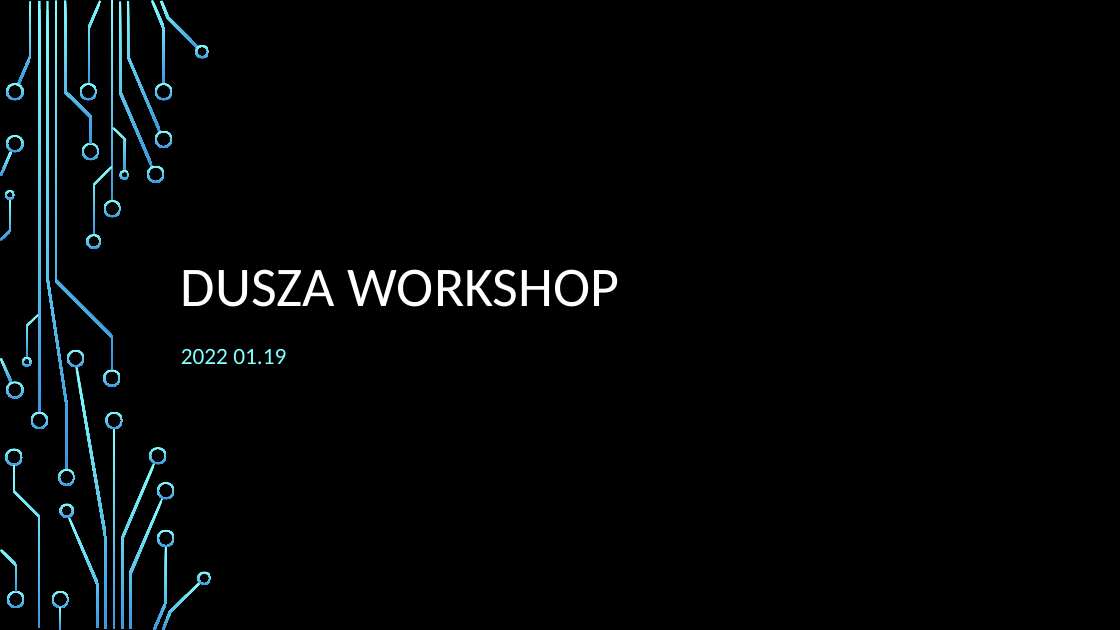
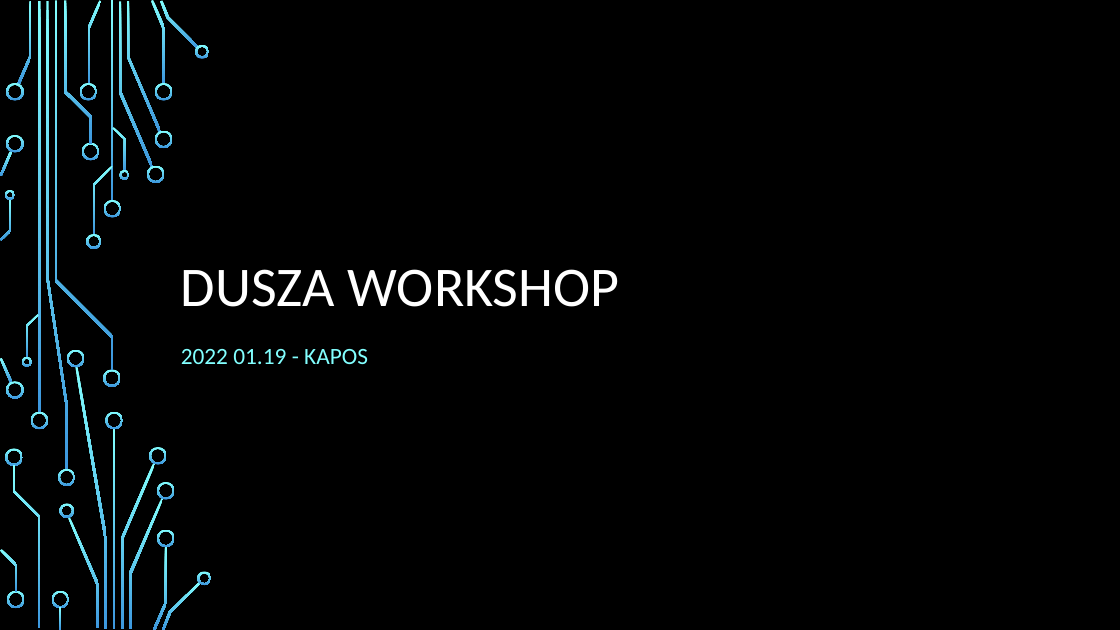
Before and after one commit to Mailsz/Kapos-Workshop, a slide deck: slide 1 of Dokumentumok/Dusza workshop 2.pptx. Drawn at 1120x630 pixels with LibreOffice and Linux fonts; fonts in the diff are those of the drawing; background and template pictures are left out. Boxes give left, top, right and bottom in pixels: in the first picture for what was removed or moved away, otherwise in the second. Text is boxed around its words. In the diff, an @@ line names an element or a change of style, - is before the commit and + after.

```diff
--- a/Dokumentumok/Dusza workshop 2.pptx
+++ b/Dokumentumok/Dusza workshop 2.pptx
@@ subtitle at (x1=181, y1=349, x2=368, y2=364): text changed @@
-2022 01.19
+2022 01.19 - KAPOS
```
Also in this commit, not shown: 1 slide added, 19 other files.
